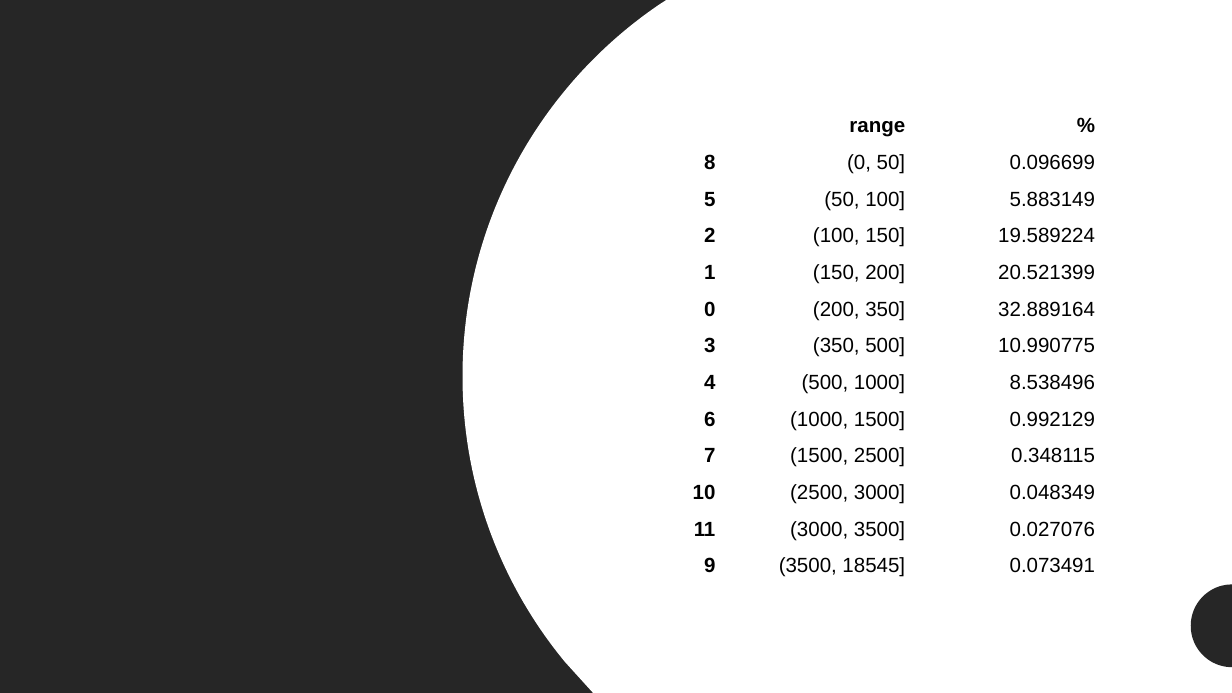
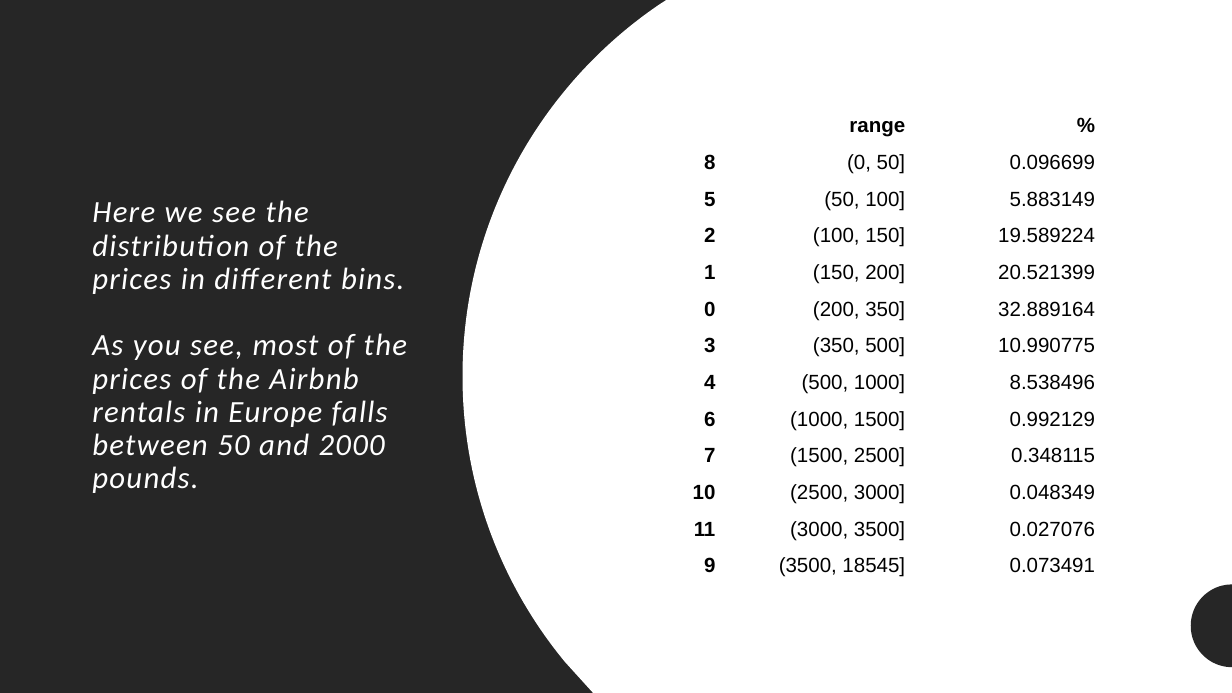
Before and after one commit to akhatamibellevue/DSC530_final_project, a slide deck: slide 5 of Airbnb prices analysis powerpoint.pptx. Drawn at 1232x693 pixels with LibreOffice and Linux fonts; fonts in the diff are those of the drawing. Boxes give left, top, right and bottom in pixels: in the first picture for what was removed or moved away, otherwise in the second. Text is boxed around its words. In the diff, an @@ line names an element or a change of style, - is before the commit and + after.

```diff
--- a/Airbnb prices analysis powerpoint.pptx
+++ b/Airbnb prices analysis powerpoint.pptx
@@ title added at [92, 200, 407, 493], 24 pt, text #FFFFFF, italic @@
+Here we see the distribution of the prices in different bins.
+As you see, most of the prices of the Airbnb rentals in Europe falls between 50 and 2000 pounds.
```
Also in this commit, not shown: 2 other slides changed, 13 slides added, 1 other file.
